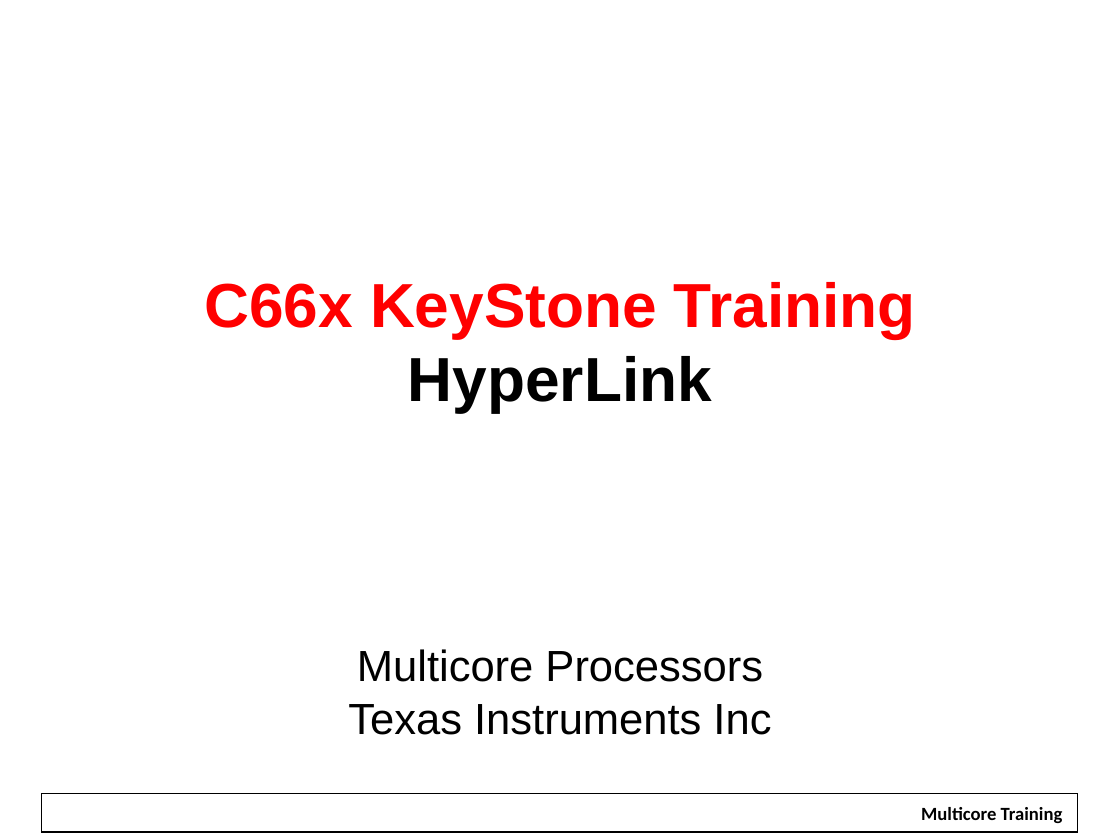
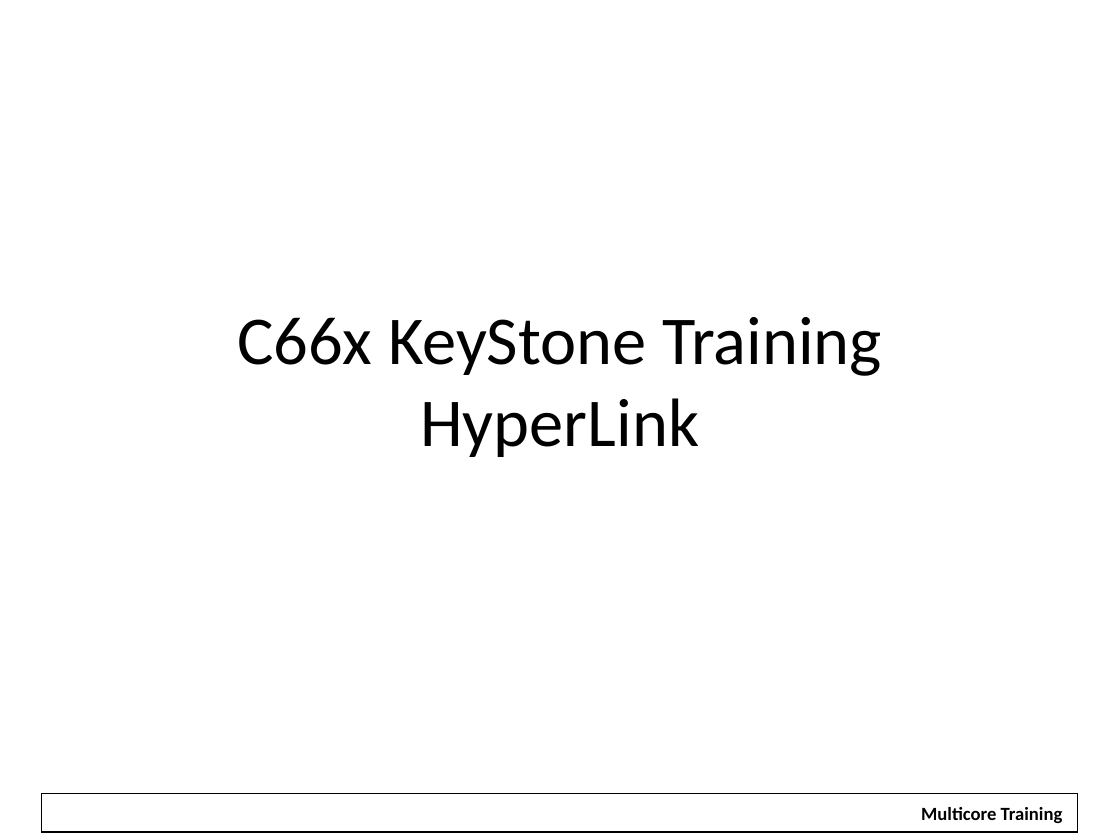
Before and after one commit to hari1989/keystone-workshop, a slide deck: slide 1 of slides/Intro to Hyperlink.pptx. Drawn at 1120x840 pixels with LibreOffice and Linux fonts; fonts in the diff are those of the drawing; background and template pictures are left out. Boxes give left, top, right and bottom in pixels: in the first picture for what was removed or moved away, otherwise in the second. Text is boxed around its words. In the diff, an @@ line names an element or a change of style, - is before the commit and + after.

```diff
--- a/slides/Intro to Hyperlink.pptx
+++ b/slides/Intro to Hyperlink.pptx
@@ title at bbox=[237, 317, 882, 457]: text changed; size 28 to 44 pt; font Arial to Calibri @@
-C66x KeyStone Training
-HyperLink
-Multicore Processors
-Texas Instruments Inc
+C66x KeyStone Training
+HyperLink
```
Also in this commit, not shown: 63 other slides changed, 3 other files.
